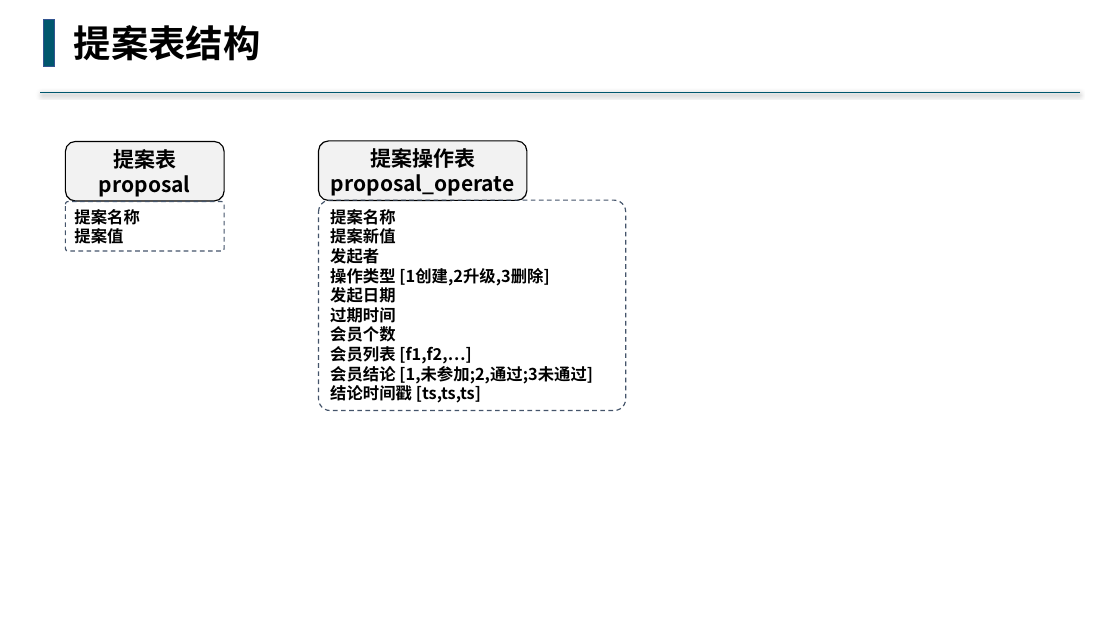
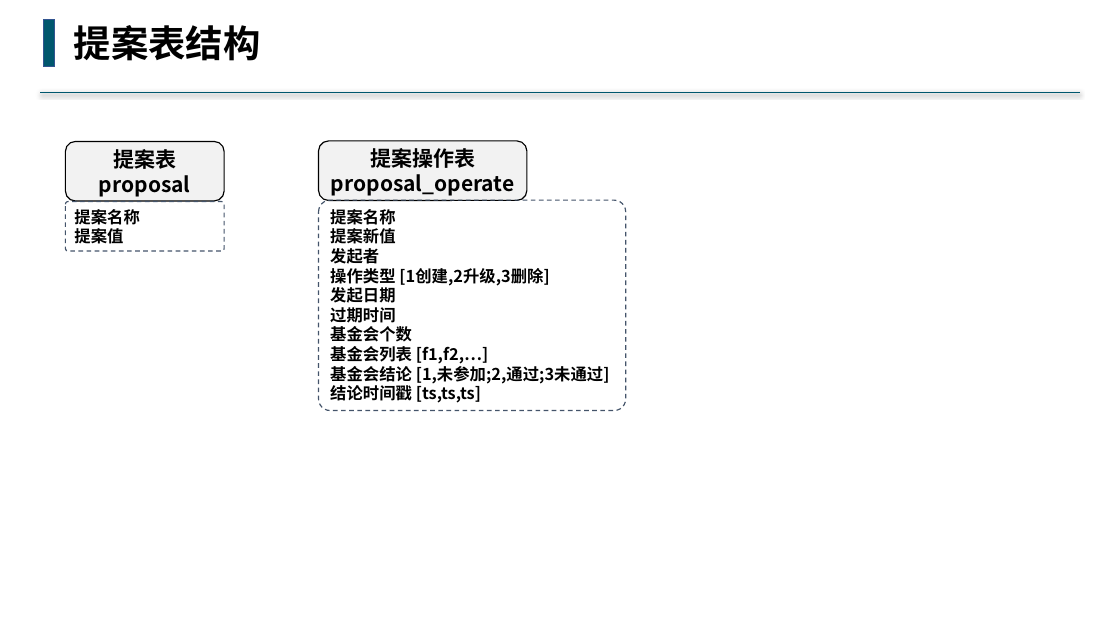
Before and after one commit to buddhachain/buddhaContract, a slide deck: slide 3 of doc/01.基金会.pptx. Drawn at 1120x630 pixels with LibreOffice and Linux fonts; fonts in the diff are those of the drawing. Boxes give left, top, right and bottom in pixels: in the first picture for what was removed or moved away, otherwise in the second. Text is boxed around its words. In the diff, an @@ line names an element or a change of style, - is before the commit and + after.

Commit message:
修改了下基金会名称

```diff
--- a/doc/01.基金会.pptx
+++ b/doc/01.基金会.pptx
@@ text in rounded rectangle at (x1=330, y1=326, x2=610, y2=384): text changed @@
-会员个数
-会员列表 [f1,f2,…]
-会员结论 [1,未参加;2,通过;3未通过]
+基金会个数
+基金会列表 [f1,f2,…]
+基金会结论 [1,未参加;2,通过;3未通过]
```
Also in this commit, not shown: 4 other slides changed.
